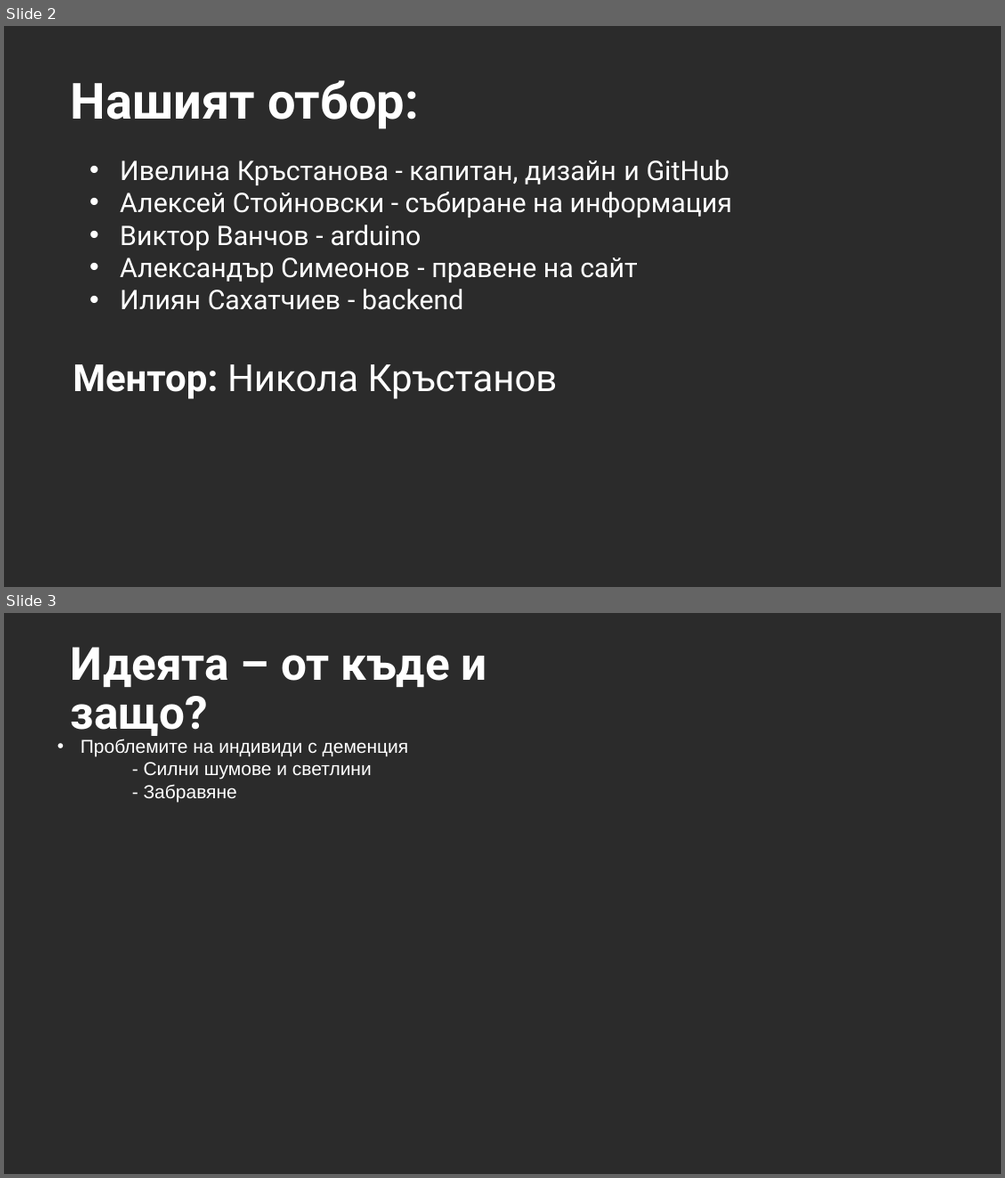
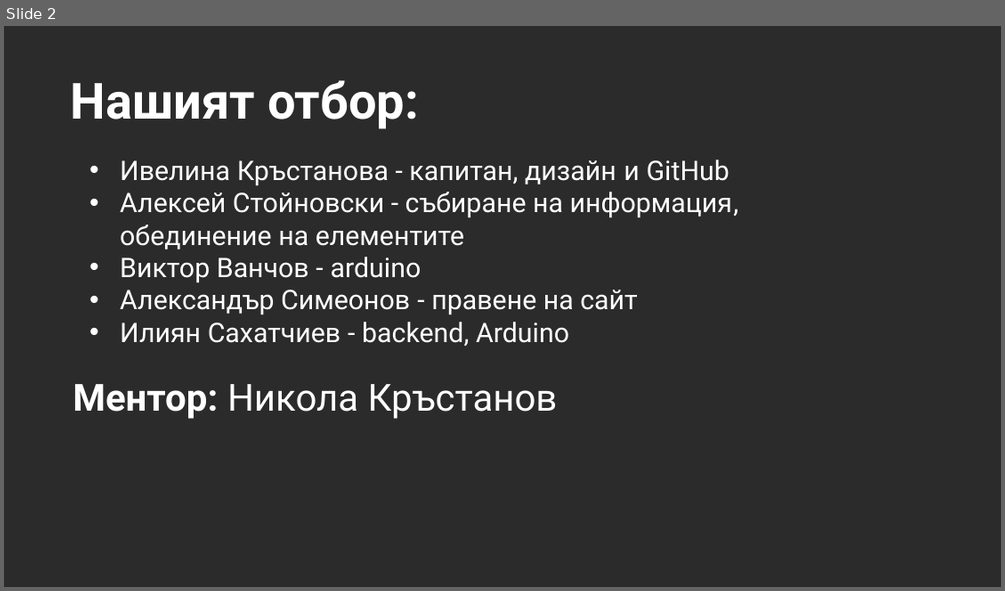
Before and after one commit to VicRattlehead502/Medicine-Man, a slide deck: Prezentaciq.pptx. Shown one above the other, each under a label of ours: slides 2 and 3 before the commit, slide 2 after it. The pictures are 1005x1178 and 1005x591 pixels, drawn with LibreOffice and Linux fonts; fonts in the diff are those of the drawing; background and template pictures are left out; a plain dark background stands for a picture behind light text. Boxes give left, top, right and bottom in pixels: in the first picture for what was removed or moved away, otherwise in the second. Text is boxed around its words. In the diff, an @@ line names an element or a change of style, - is before the commit and + after.

```diff
--- a/Prezentaciq.pptx
+++ b/Prezentaciq.pptx
@@ slide 3 removed at box(4, 613, 1001, 1174), background picture (left out) @@
@@ title removed at box(71, 647, 487, 740) @@
-Идеята – от къде и защо?
@@ text removed at box(81, 738, 409, 802) @@
-• Проблемите на индивиди с деменция
-- Силни шумове и светлини
-- Забравяне
@@ slide 2 changed as well @@
@@ text at box(120, 192, 739, 249): text changed @@
-• Алексей Стойновски - събиране на информация
+• Алексей Стойновски - събиране на информация, обединение на елементите
@@ text at box(120, 321, 569, 346): text changed @@
-• Илиян Сахатчиев - backend
+• Илиян Сахатчиев - backend, Arduino
@@ text "Ментор: Никола Кръстанов": place and size @@
-text "Ментор: Никола Кръстанов" at box(73, 364, 558, 399)
+text "Ментор: Никола Кръстанов" at box(73, 384, 558, 418)
```
Also in this commit, not shown: 1 other slide changed, 8 slides added, 1 other file.
